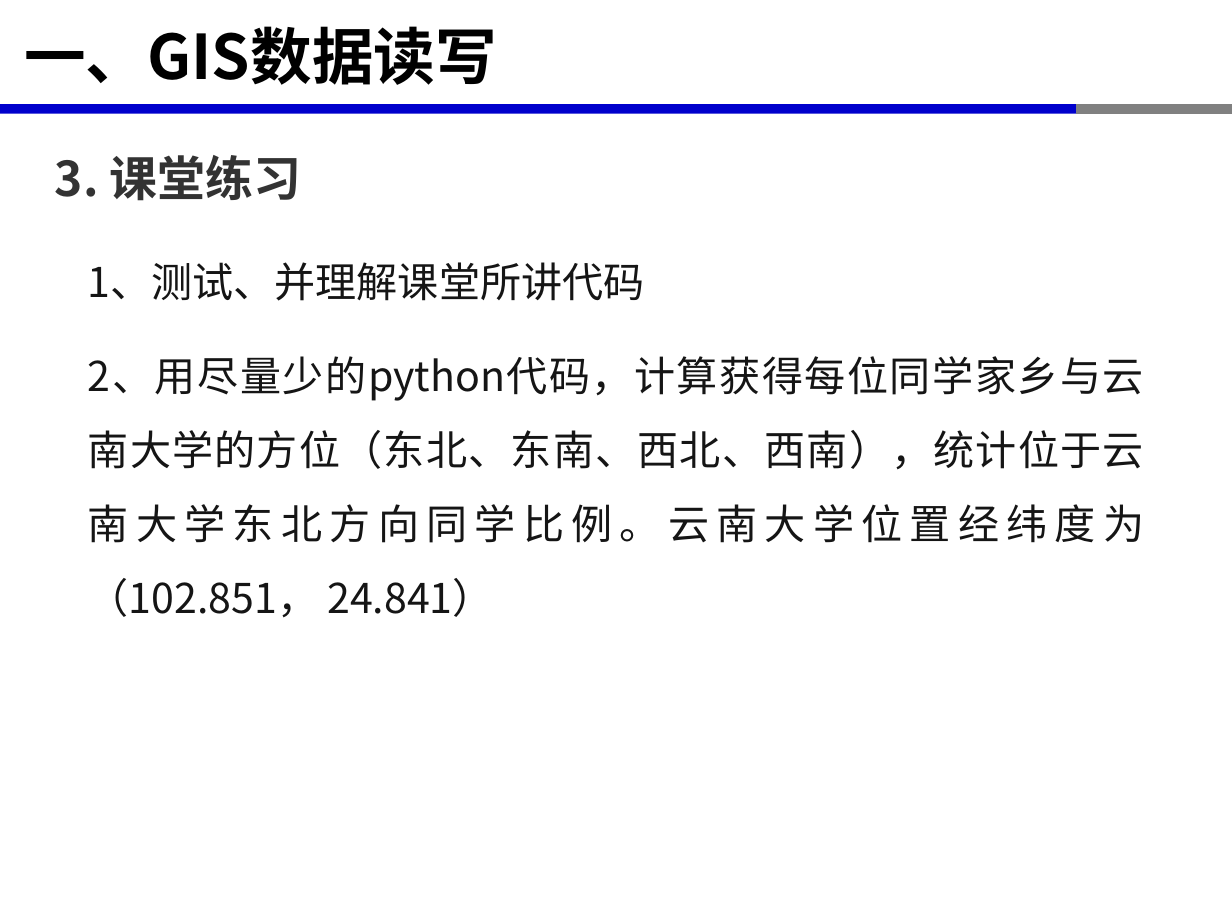
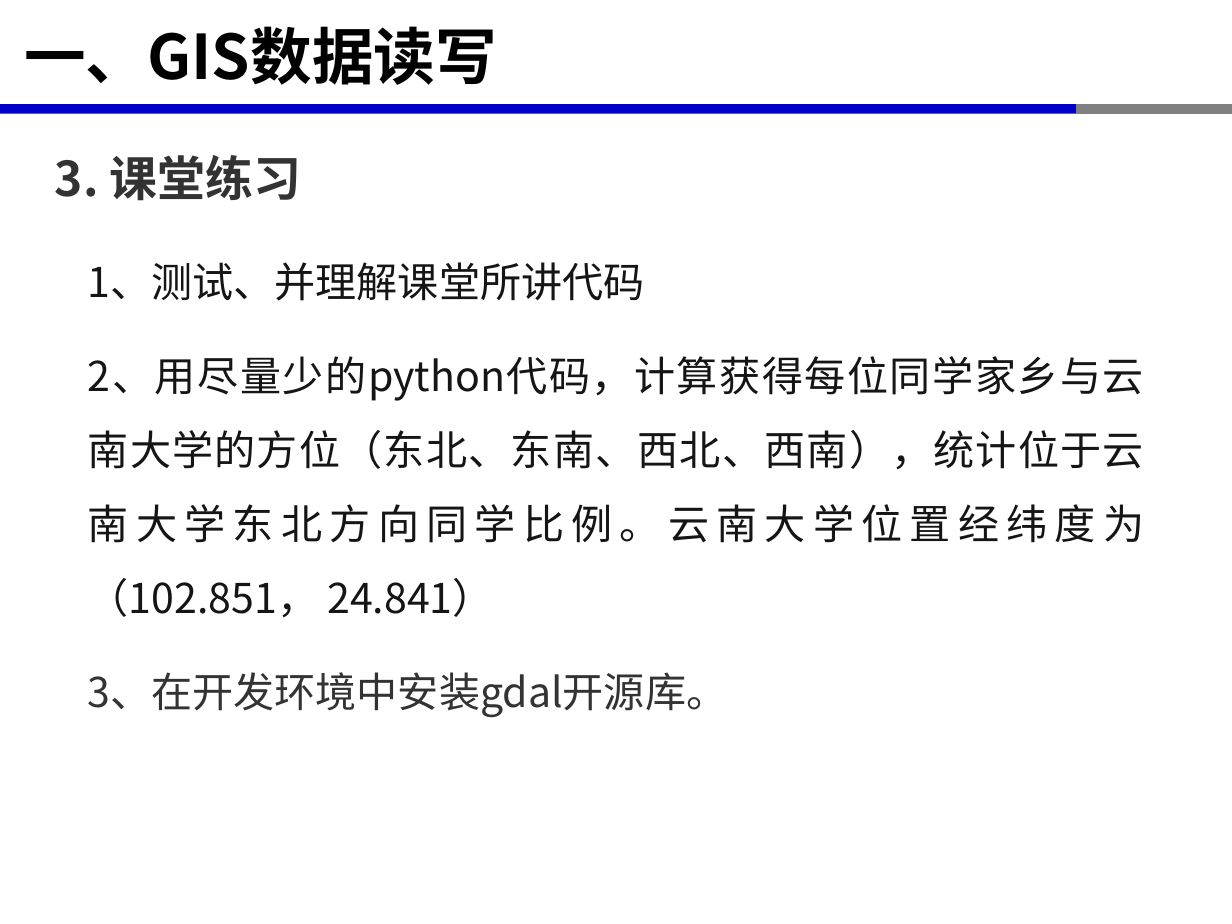
Before and after one commit to xinluo2018/open-source-gis-course, a slide deck: slide 6 of 第4章-矢量数据处理-8课时/第4章-矢量数据处理.pptx. Drawn at 1232x924 pixels with LibreOffice and Linux fonts; fonts in the diff are those of the drawing. Boxes give left, top, right and bottom in pixels: in the first picture for what was removed or moved away, otherwise in the second. Text is boxed around its words. In the diff, an @@ line names an element or a change of style, - is before the commit and + after.

Commit message:
new commit

```diff
--- a/第4章-矢量数据处理-8课时/第4章-矢量数据处理.pptx
+++ b/第4章-矢量数据处理-8课时/第4章-矢量数据处理.pptx
@@ text at (88, 672, 727, 718): paragraph added @@
+3、在开发环境中安装gdal开源库。
```
